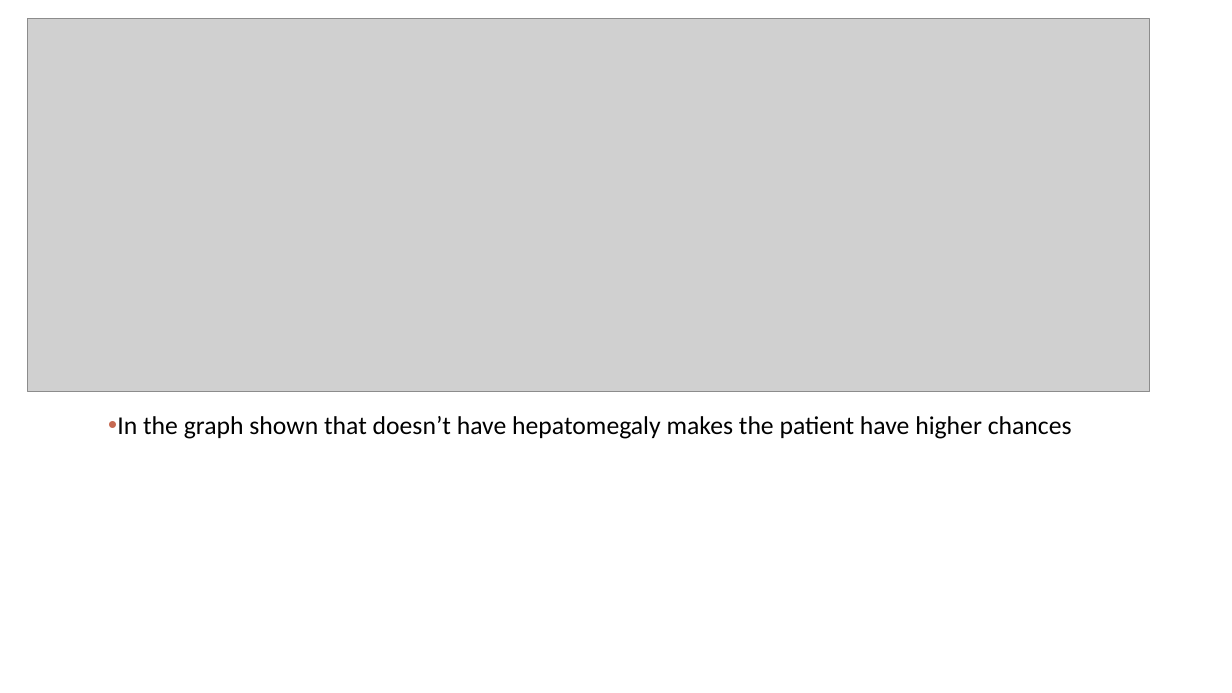
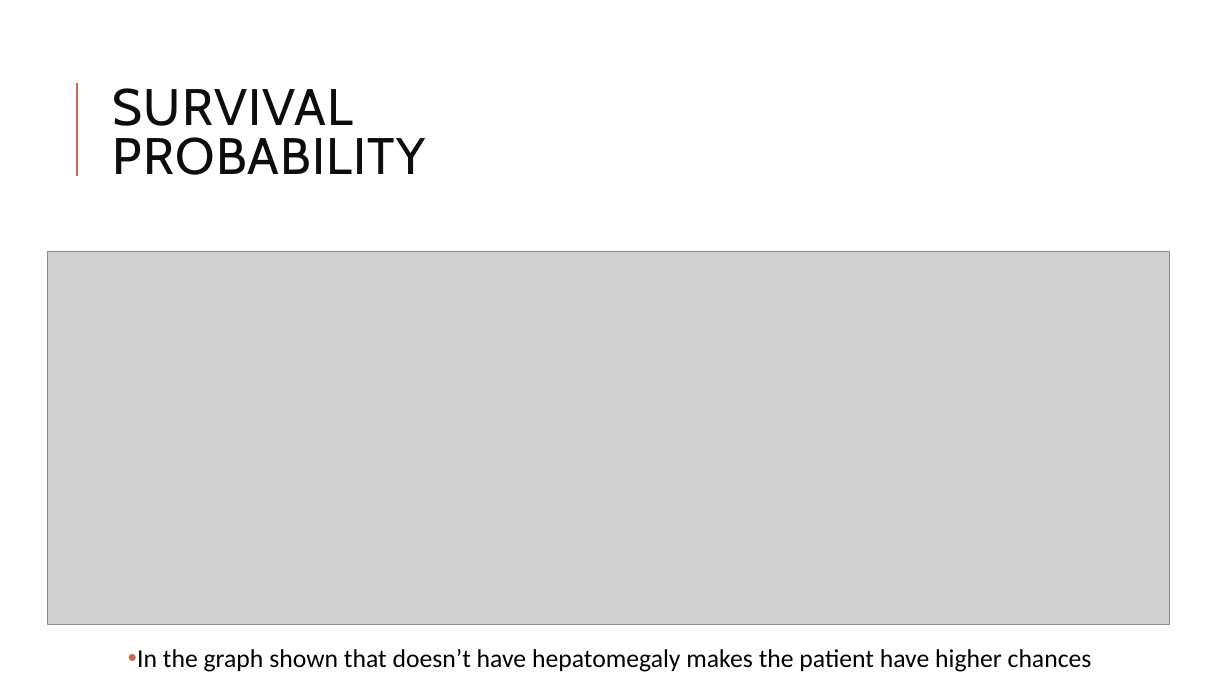
Before and after one commit to Yahia-Ragab/Depi, a slide deck: slide 18 of Depi prject 3.pptx (slide 15 before the commit). Drawn at 1232x693 pixels with LibreOffice and Linux fonts; fonts in the diff are those of the drawing; grey boxes stand for pictures. Boxes give left, top, right and bottom in pixels: in the first picture for what was removed or moved away, otherwise in the second. Text is boxed around its words. In the diff, an @@ line names an element or a change of style, - is before the commit and + after.

```diff
--- a/Depi prject 3.pptx
+++ b/Depi prject 3.pptx
@@ line added from (77, 176) to (77, 83), #C66951 1.5 pt @@
@@ title added at [113,88,426,175], 40 pt, text #0D0D0D @@
+SURVIVAL PROBABILITY
@@ picture: place and size @@
-picture at [28,18,1151,392]
+picture at [47,251,1170,625]
@@ text "In the graph shown that ...": place and size @@
-text "In the graph shown that ..." at [117,416,1072,439]
+text "In the graph shown that ..." at [137,649,1092,672]
```
Also in this commit, not shown: 14 other slides changed, 6 slides added, 1 slide removed.
